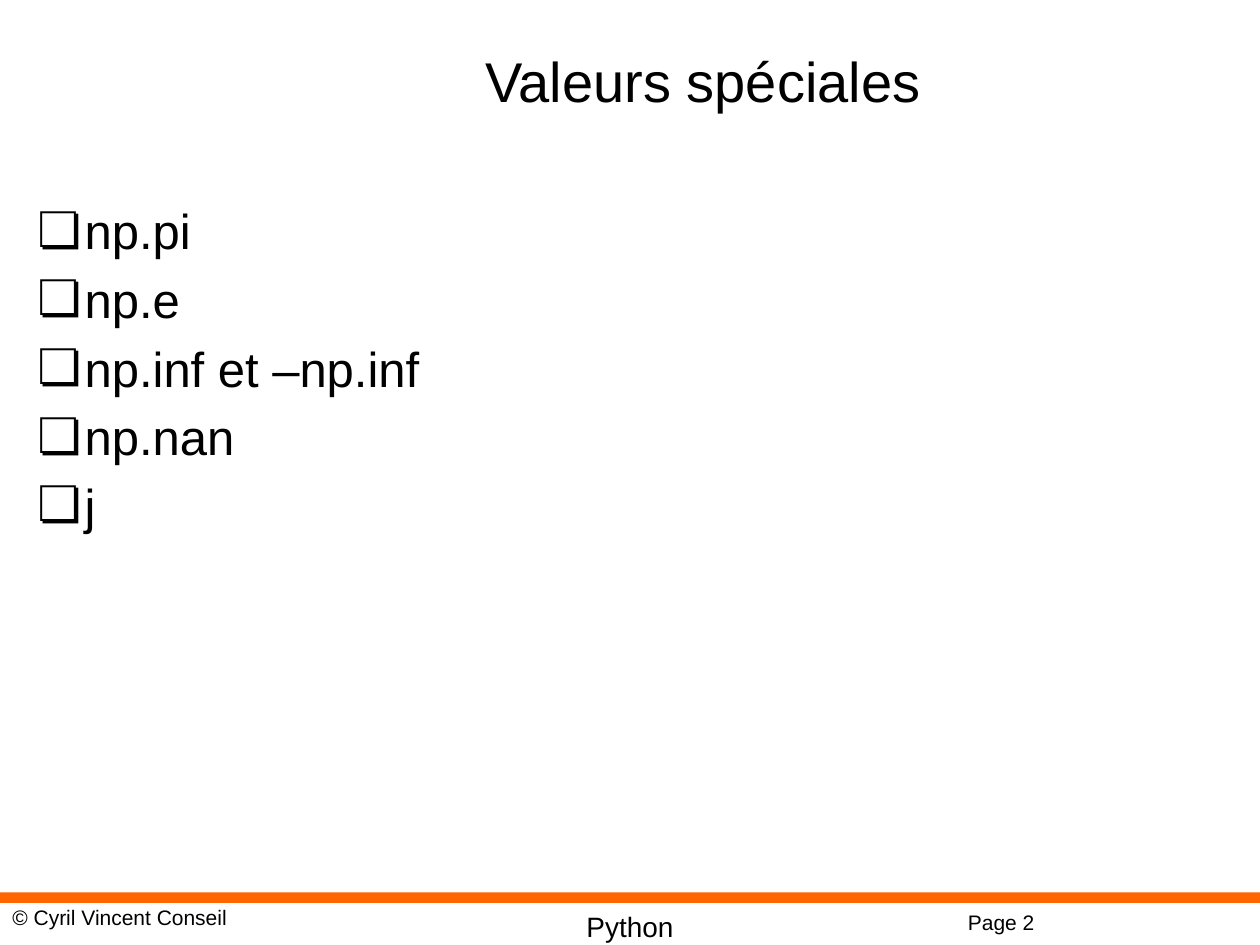
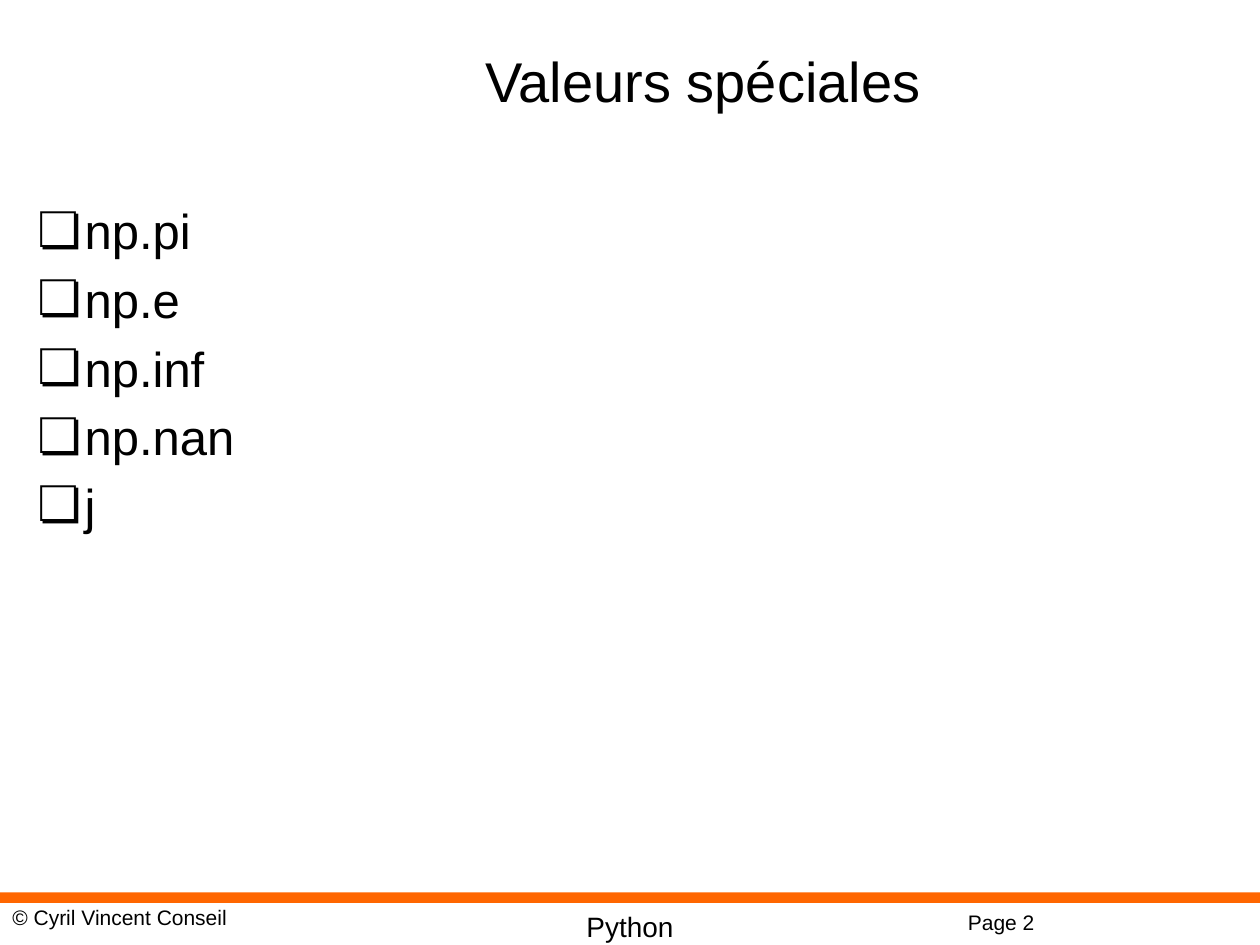
Before and after one commit to cyrilvincent/python, a slide deck: slide 2 of ppt/PythonMath08-FFT.pptx. Drawn at 1260x945 pixels with LibreOffice and Linux fonts; fonts in the diff are those of the drawing; background and template pictures are left out. Boxes give left, top, right and bottom in pixels: in the first picture for what was removed or moved away, otherwise in the second. Text is boxed around its words. In the diff, an @@ line names an element or a change of style, - is before the commit and + after.

```diff
--- a/ppt/PythonMath08-FFT.pptx
+++ b/ppt/PythonMath08-FFT.pptx
@@ text at <box>85,351,205,397</box>: text changed @@
-❏ np.inf et –np.inf
+❏ np.inf
```
Also in this commit, not shown: 1 slide removed, 2 other files.
